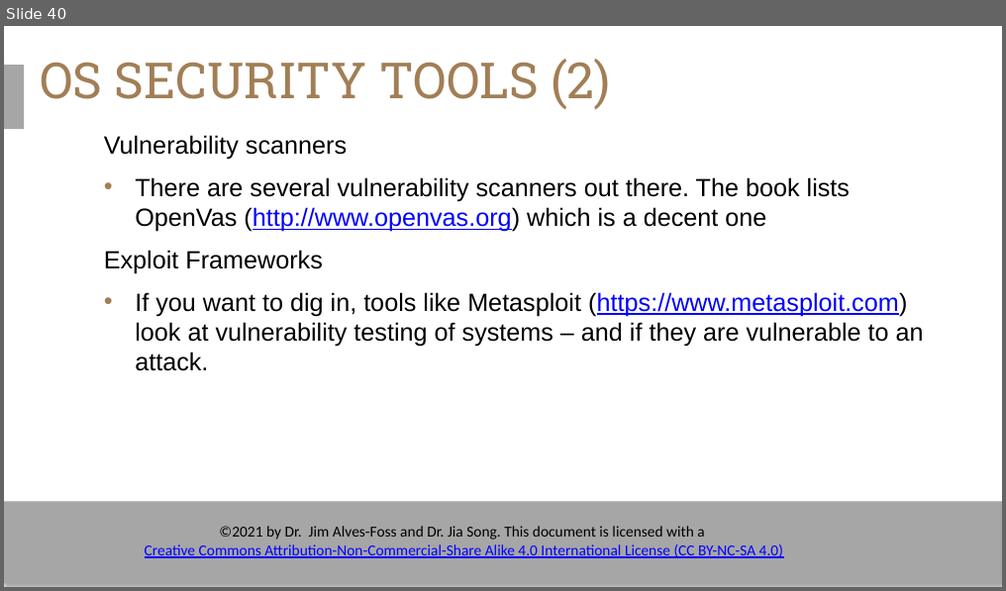
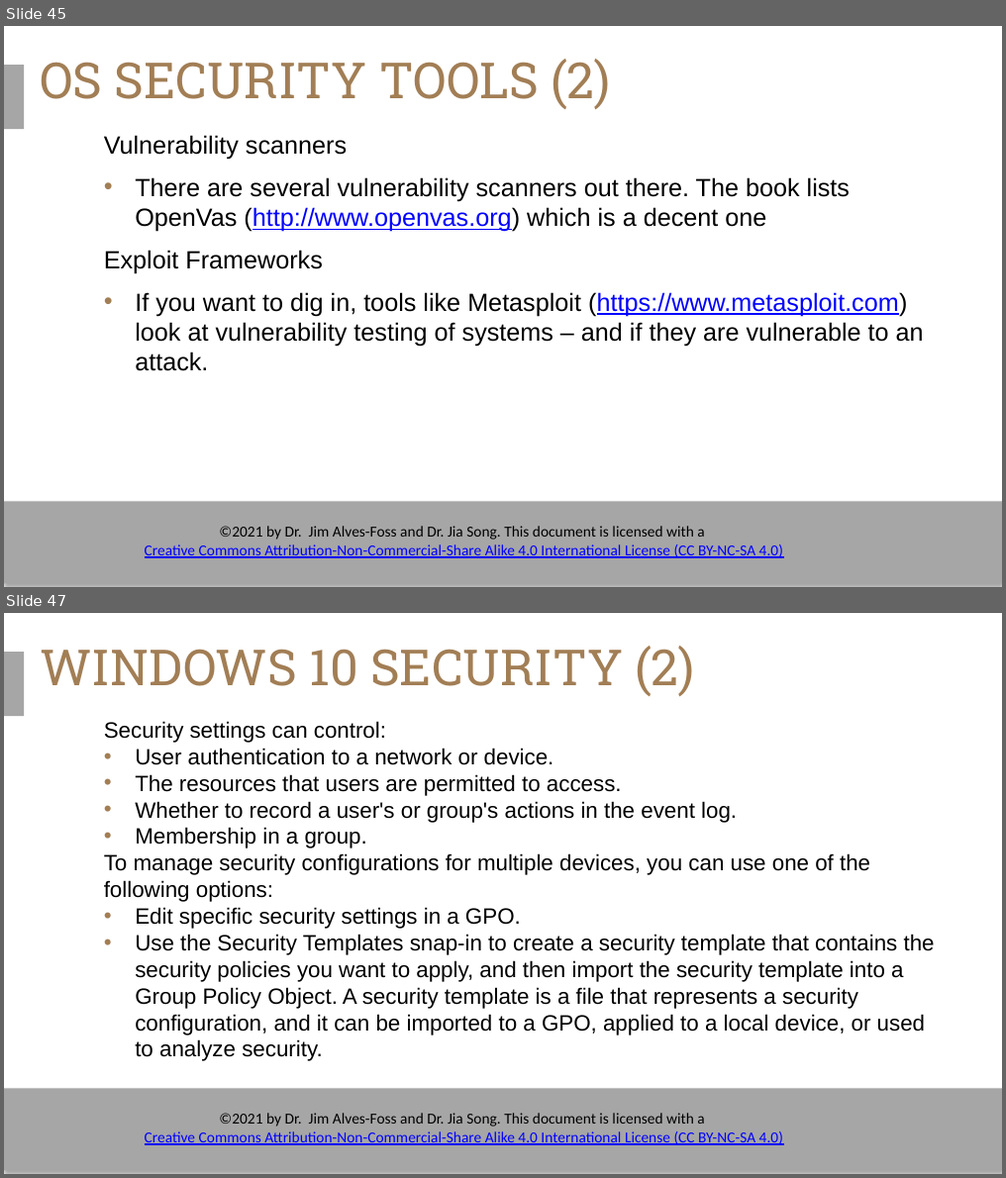
Before and after one commit to timburr1/timburr1.github.io, a slide deck: papers/CYB110/Module 11 - Operating System Security.pptx. Shown one above the other, each under a label of ours: slide 40 before the commit, slides 45 and 47 after it; the slides between them are not shown. The pictures are 1006x591 and 1006x1178 pixels, drawn with LibreOffice and Linux fonts; fonts in the diff are those of the drawing; background and template pictures are left out. Boxes give left, top, right and bottom in pixels: in the first picture for what was removed or moved away, otherwise in the second. Text is boxed around its words. In the diff, an @@ line names an element or a change of style, - is before the commit and + after.

```diff
--- a/papers/CYB110/Module 11 - Operating System Security.pptx
+++ b/papers/CYB110/Module 11 - Operating System Security.pptx
@@ slide 47 added at (4, 613, 1002, 1174), background #FFFFFF; not listed: 3 template elements that a slide beside it also shows @@
@@ title added at (40, 646, 695, 696), 36 pt, text #A27E55 @@
+WINDOWS 10 SECURITY (2)
@@ text added at (104, 721, 935, 1061), 16 pt, text #000000 @@
+Security settings can control:
+• User authentication to a network or device.
+• The resources that users are permitted to access.
+• Whether to record a user's or group's actions in the event log.
+• Membership in a group.
+To manage security configurations for multiple devices, you can use one of the following options:
+• Edit specific security settings in a GPO.
+• Use the Security Templates snap-in to create a security template that contains the security policies you want to apply, and then import the security template into a Group Policy Object. A security template is a file that represents a security configuration, and it can be imported to a GPO, applied to a local device, or used to analyze security.
@@ what was slide 40 is now slide 45 @@
```
Also in this commit, not shown: 2 slides changed, 10 other slides added, 11 other files.
